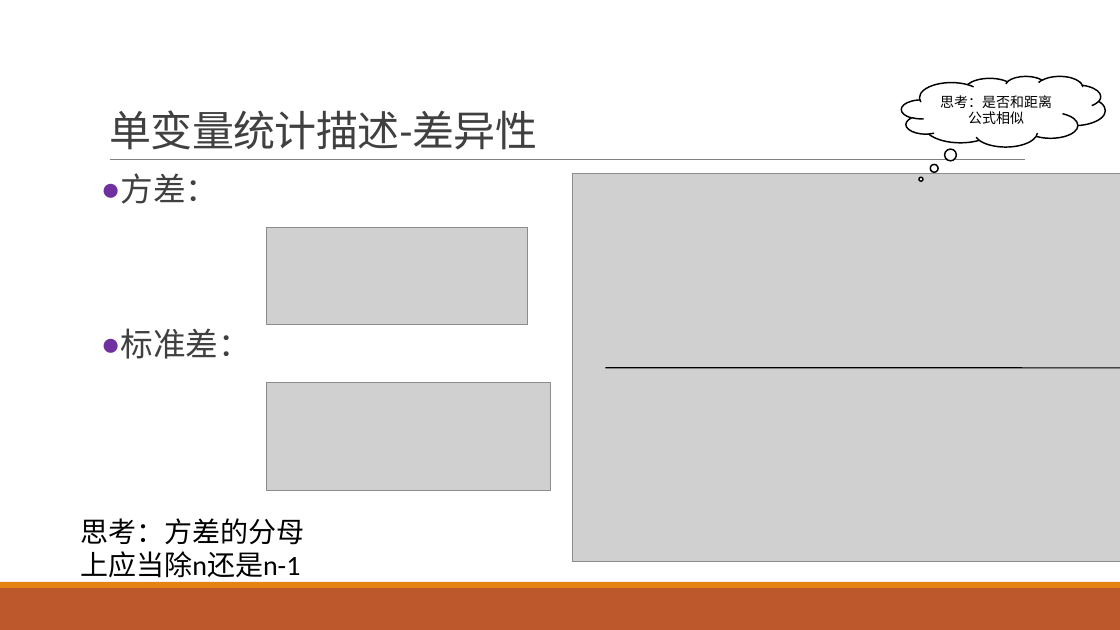
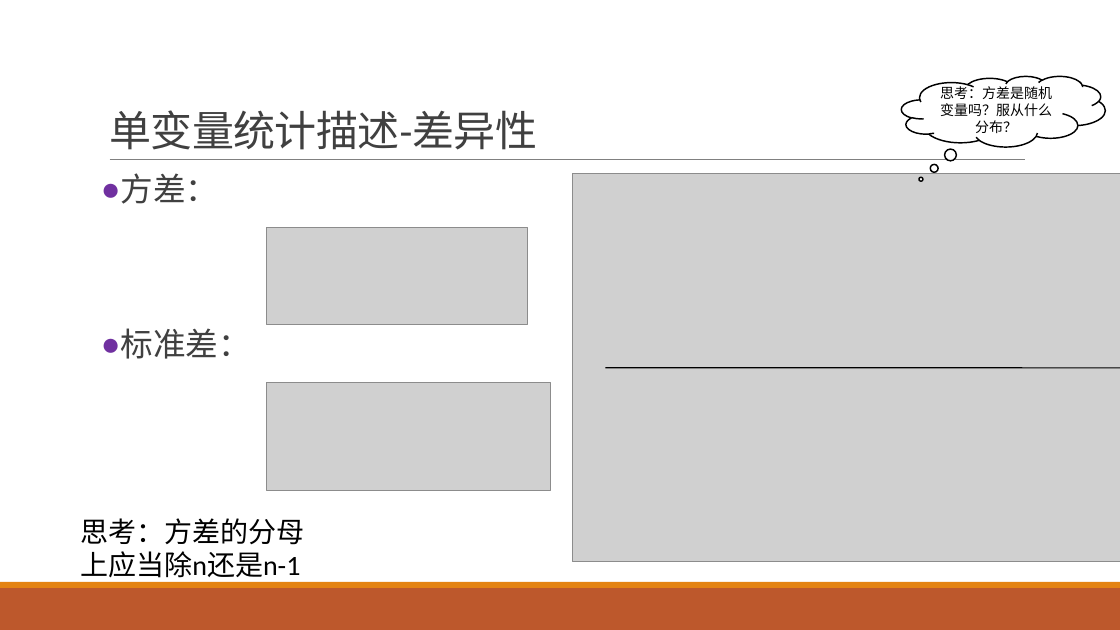
Before and after one commit to exoplanetX/DataAnalytics, a slide deck: slide 24 of 数据分析-3-探索性分析.pptx. Drawn at 1120x630 pixels with LibreOffice and Linux fonts; fonts in the diff are those of the drawing; grey boxes stand for pictures. Boxes give left, top, right and bottom in pixels: in the first picture for what was removed or moved away, otherwise in the second. Text is boxed around its words. In the diff, an @@ line names an element or a change of style, - is before the commit and + after.

```diff
--- a/数据分析-3-探索性分析.pptx
+++ b/数据分析-3-探索性分析.pptx
@@ text in thought cloud at <box>940,84,1052,133</box>: text changed @@
-思考：是否和距离公式相似
+思考：方差是随机变量吗？服从什么分布？
```
